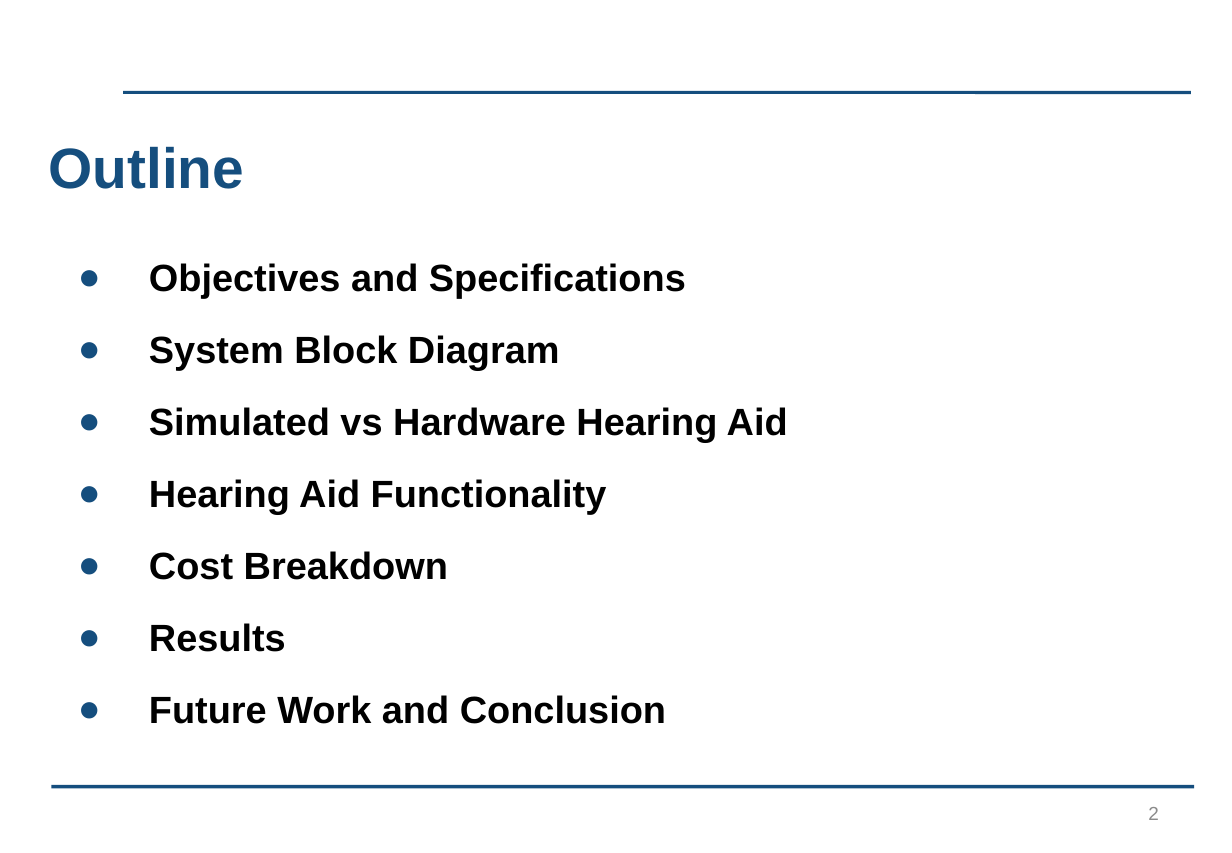
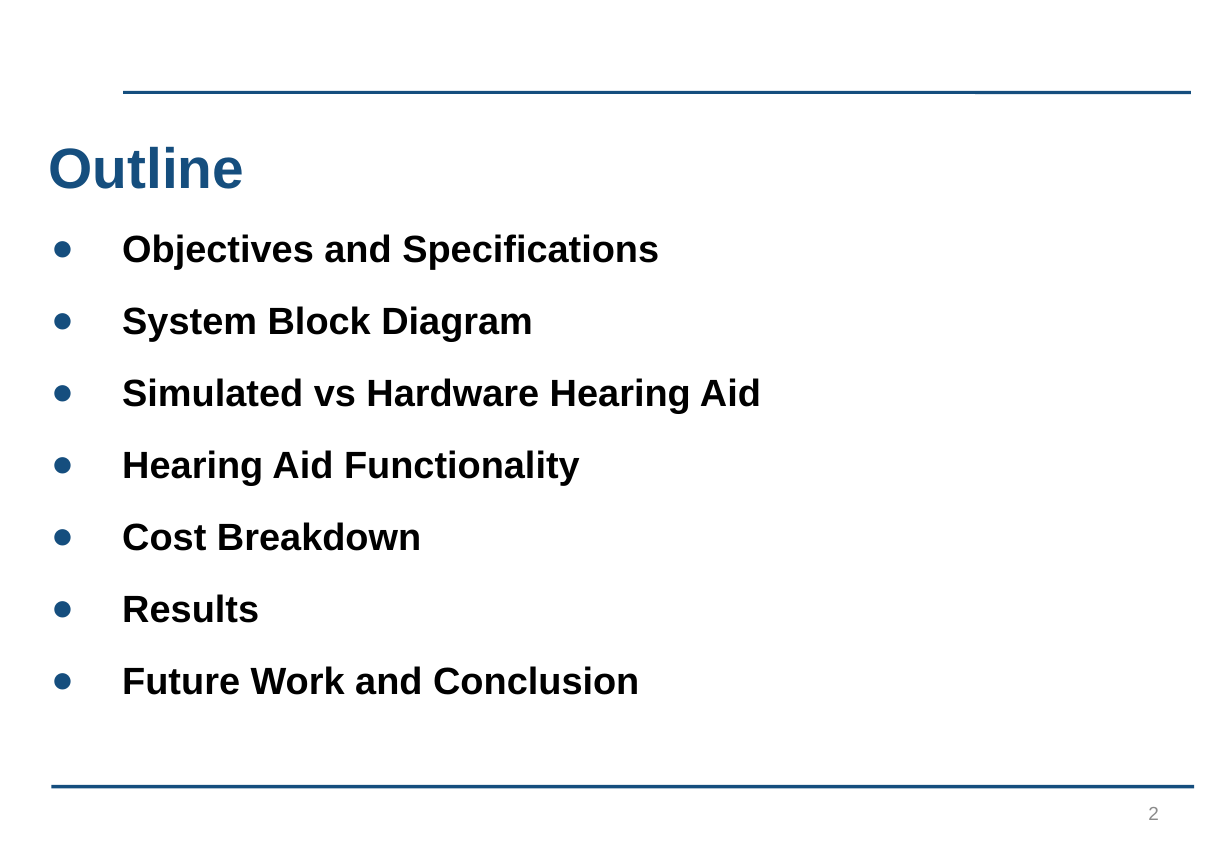
Before and after one commit to kayjayB/I_cant_hear_you, a slide deck: slide 2 of Presentation/Lab Project Presentation.pptx. Drawn at 1232x853 pixels with LibreOffice and Linux fonts; fonts in the diff are those of the drawing; background and template pictures are left out. Boxes give left, top, right and bottom in pixels: in the first picture for what was removed or moved away, otherwise in the second. Text is boxed around its words. In the diff, an @@ line names an element or a change of style, - is before the commit and + after.

```diff
--- a/Presentation/Lab Project Presentation.pptx
+++ b/Presentation/Lab Project Presentation.pptx
@@ text "Objectives and Specifications": place and size @@
-text "Objectives and Specifications" at (149,263,788,724)
+text "Objectives and Specifications" at (122,234,761,695)
```
Also in this commit, not shown: 10 other slides changed, 1 slide removed, 1 other file.
